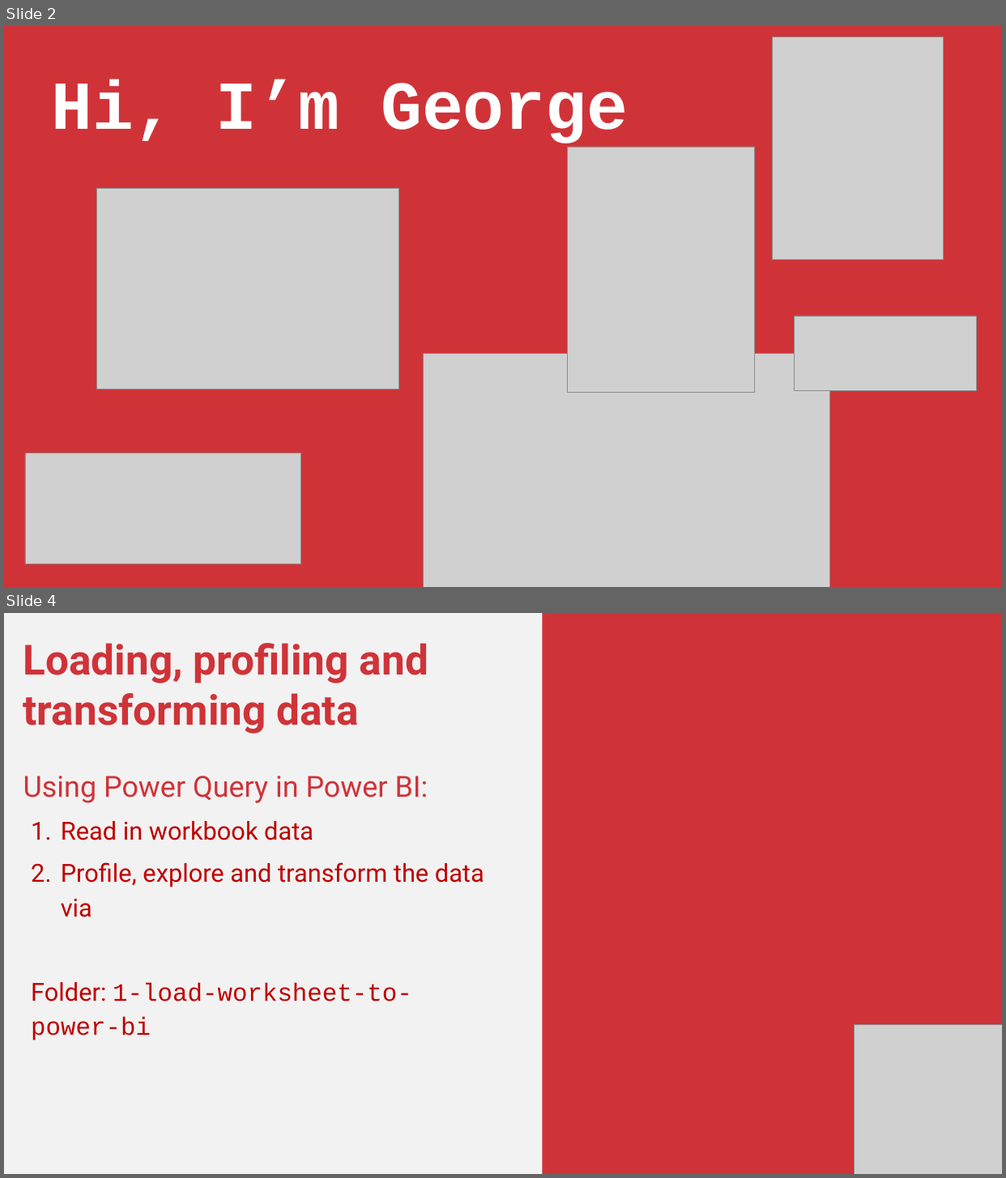
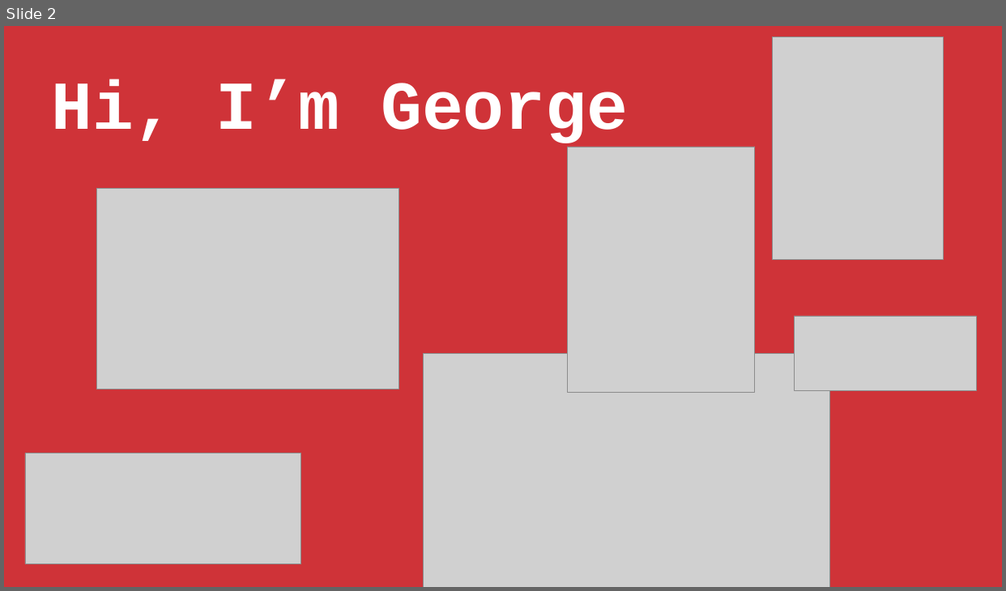
Before and after one commit to stringfestdata/modern-excel-demo-day, a slide deck: modern-excel-demo-day.pptx. Shown one above the other, each under a label of ours: slides 2 and 4 before the commit, slide 2 after it; the slides between them are not shown. The pictures are 1006x1178 and 1006x591 pixels, drawn with LibreOffice and Linux fonts; fonts in the diff are those of the drawing; grey boxes stand for pictures. Boxes give left, top, right and bottom in pixels: in the first picture for what was removed or moved away, otherwise in the second. Text is boxed around its words. In the diff, an @@ line names an element or a change of style, - is before the commit and + after.

```diff
--- a/modern-excel-demo-day.pptx
+++ b/modern-excel-demo-day.pptx
@@ slide 4 removed at (x1=4, y1=613, x2=1002, y2=1174), background #F2F2F2 @@
@@ rectangle removed at (x1=542, y1=613, x2=1002, y2=1174) @@
@@ text removed at (x1=23, y1=643, x2=484, y2=1041) @@
-Loading, profiling and transforming data
-Using Power Query in Power BI:
-1. Read in workbook data
-2. Profile, explore and transform the data via
-Folder: 1-load-worksheet-to-power-bi
@@ picture removed at (x1=854, y1=1024, x2=1002, y2=1174) @@
```
Also in this commit, not shown: 1 slide changed, 19 slides added, 4 other slides removed, 1 other file.
